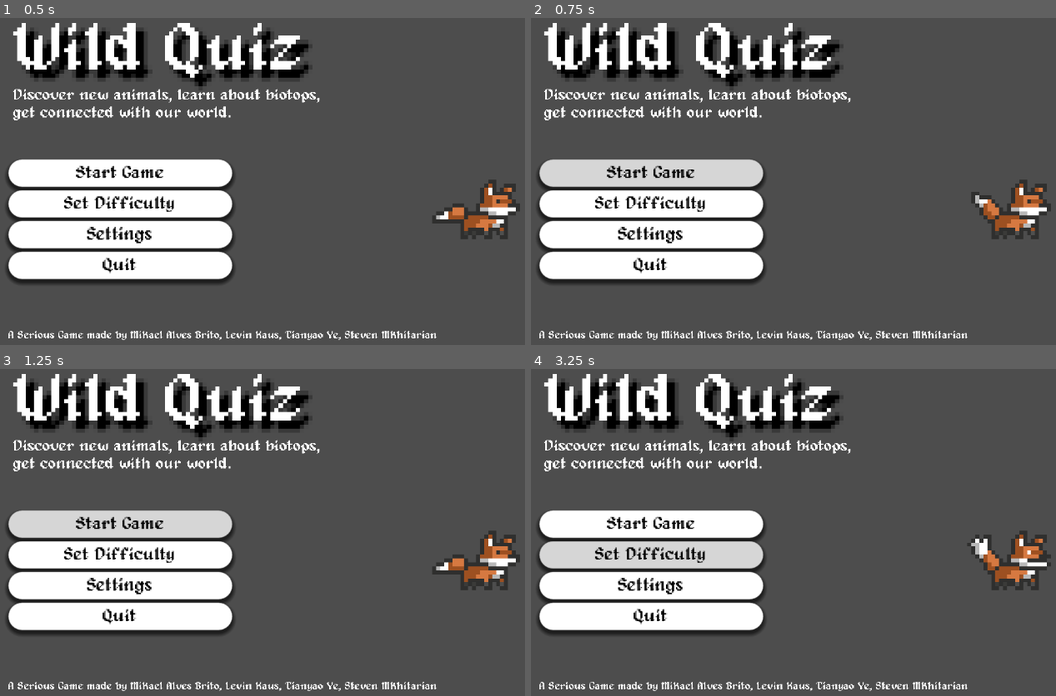
Above: before the commit, frames 1-4 (two rows, left to right).
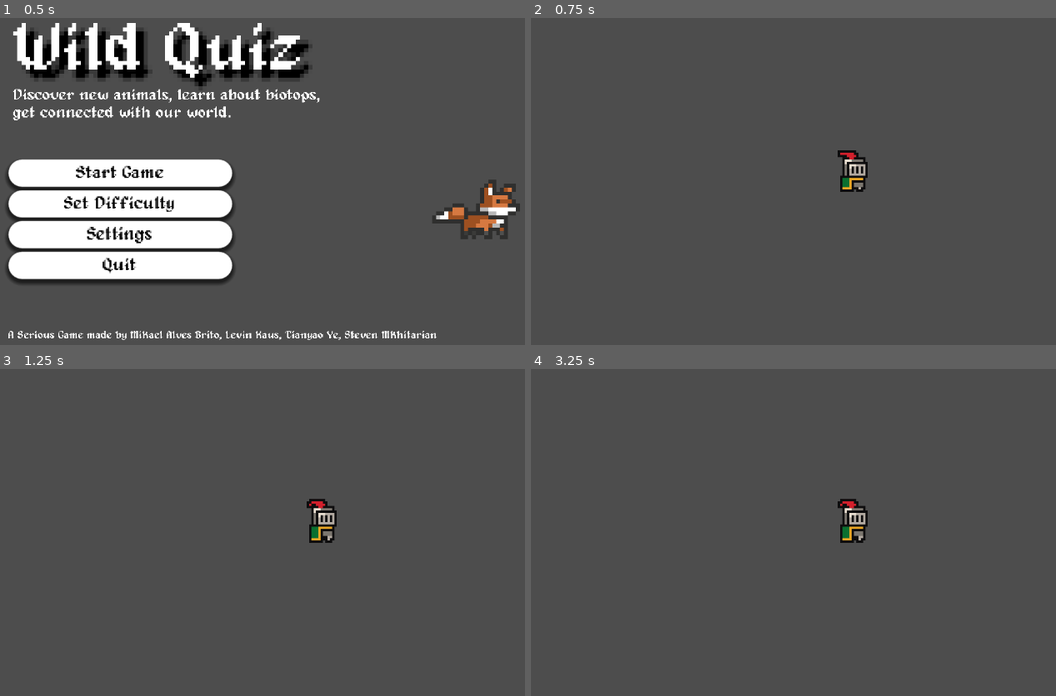
Above: after the commit, the same moments.

Repository: Mika2911ab/wild-quiz
Game: Godot game, scene res://scenes/MainMenu.tscn
The game is run twice, just before and just after one commit, with the same random seed, the same clock (stepped at 60 frames per second) and the same inputs.
Inputs (mouse positions are in pixels of both pictures, inside the frame that each line leads up to):
- Up to frame 1 (0.5 s): no input
- Up to frame 2 (0.75 s): click "Start Game" at 0.5 s
- Up to frame 3 (1.25 s): no input
- Up to frame 4 (3.25 s): click (651, 522) at 1.25 s, where only the run before the commit has a clickable "Start Game"; click (651, 555) at 2 s, where only the run before the commit has a clickable "Set Difficulty"; click (651, 555) at 2.75 s, where only the run before the commit has a clickable "Set Difficulty"

Frame 1 is identical in both runs. In frame 2, 26% of the frame differs, in the area x 1-100%, y 1-99%; in frame 3, 26%; in frame 4, 26%.

Commit message:
Start Game button now changes scene to game.tscn thus starting the game

Diff:
--- a/main_menu.gd
+++ b/main_menu.gd
@@ -2,7 +2,7 @@
 
 func _on_start_game_pressed():
 	print("Game started")
-	get_tree().change_scene_to_file("res://game.tscn") # Or load_scene("...") in Godot 4
+	get_tree().change_scene_to_file("res://scenes/game.tscn") # Or load_scene("...") in Godot 4
 
 func _on_set_difficulty_pressed():
 	print("Set difficulty")
